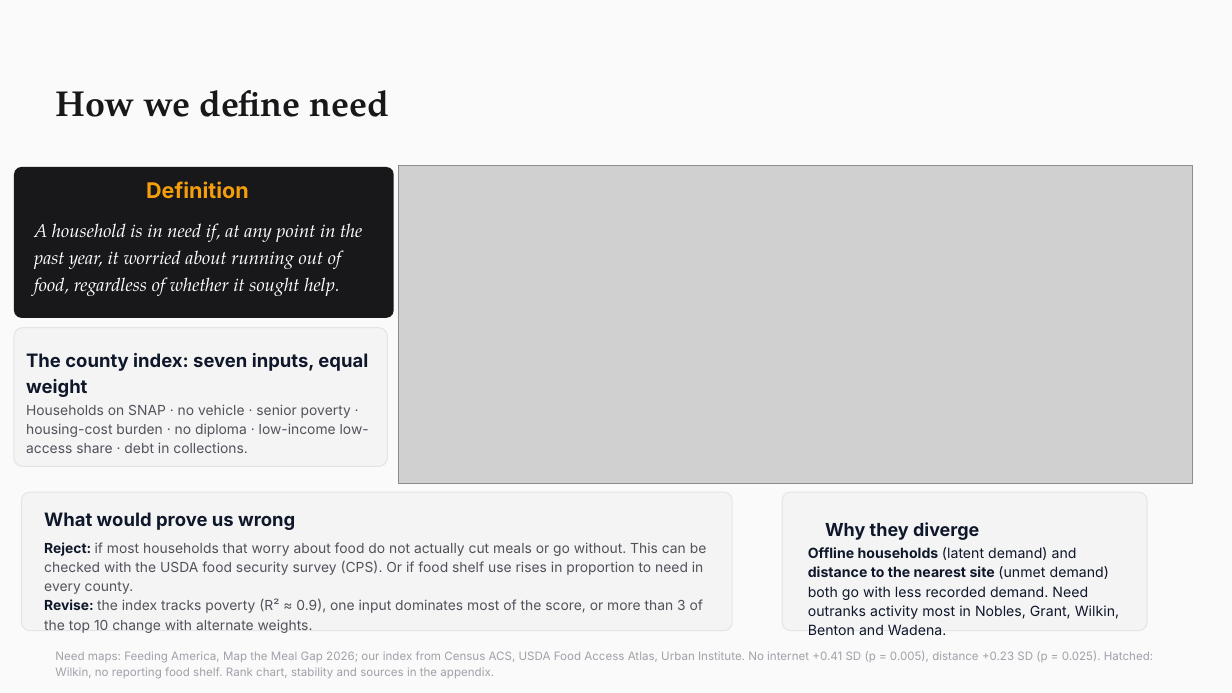
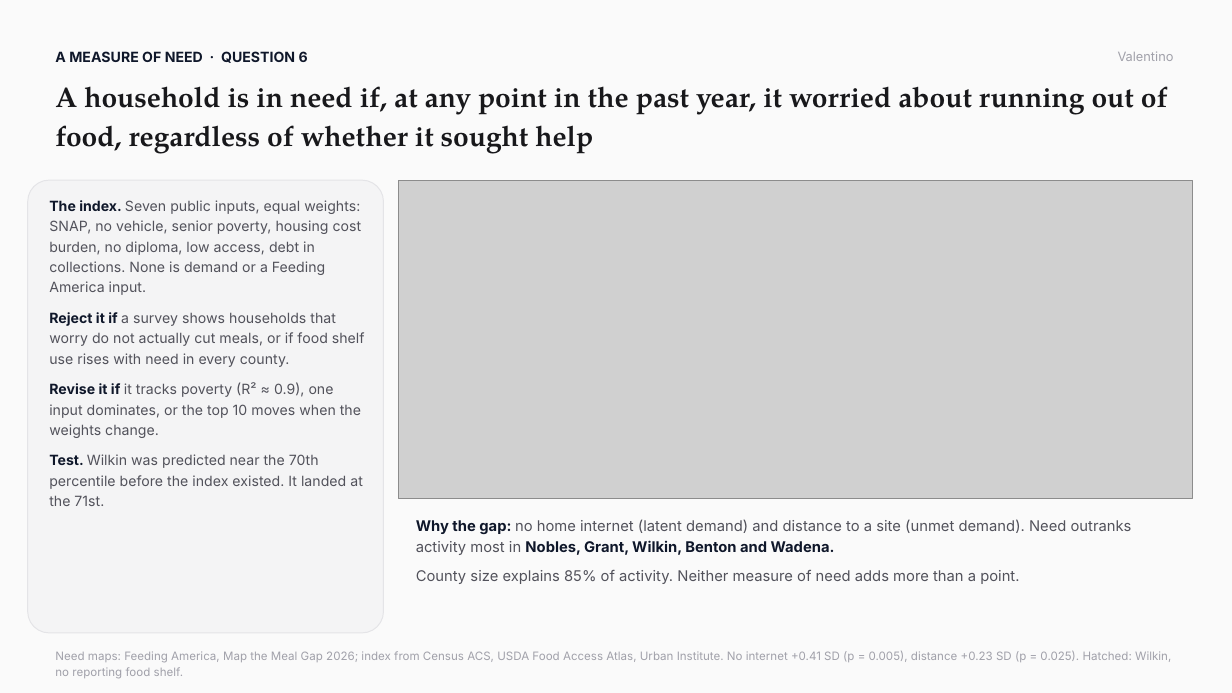
Before and after one commit to dhyan95/MinneMUDAC, a slide deck: slide 4 of docs/MinneMUDAC 2026_ Data Detectors.pptx. Drawn at 1232x693 pixels with LibreOffice and Linux fonts; fonts in the diff are those of the drawing; grey boxes stand for pictures. Boxes give left, top, right and bottom in pixels: in the first picture for what was removed or moved away, otherwise in the second. Text is boxed around its words. In the diff, an @@ line names an element or a change of style, - is before the commit and + after.

```diff
--- a/docs/MinneMUDAC 2026_ Data Detectors.pptx
+++ b/docs/MinneMUDAC 2026_ Data Detectors.pptx
@@ text added at <box>55,51,308,63</box>, 11 pt, text #0F172A, bold @@
+A MEASURE OF NEED · QUESTION 6
@@ text added at <box>1118,51,1174,61</box>, 10 pt, text #A1A1AA @@
+Valentino
@@ text at <box>55,86,1168,154</box>: text changed; size 14.4 to 22 pt; text colour #FFFFFF to #18181B; bold on; italic off @@
-A household is in need if, at any point in the past year, it worried about running out of food, regardless of whether it sought help.
+A household is in need if, at any point in the past year, it worried about running out of food, regardless of whether it sought help
@@ text removed at <box>55,90,390,117</box> @@
-How we define need
@@ rounded rectangle removed at <box>14,167,394,318</box> @@
@@ rounded rectangle: place and size @@
-rounded rectangle at <box>14,328,387,467</box>
+rounded rectangle at <box>28,180,384,633</box>
@@ text added at <box>49,200,365,506</box>, 11 pt, text #52525B @@
+The index. Seven public inputs, equal weights: SNAP, no vehicle, senior poverty, housing cost burden, no diploma, low access, debt in collections. None is demand or a Feeding America input.
+Reject it if a survey shows households that worry do not actually cut meals, or if food shelf use rises with need in every county.
+Revise it if it tracks poverty (R² ≈ 0.9), one input dominates, or the top 10 moves when the weights change.
+Test. Wilkin was predicted near the 70th percentile before the index existed. It landed at the 71st.
@@ text removed at <box>146,181,249,199</box> @@
-Definition
@@ picture: place and size @@
-picture at <box>398,165,1193,483</box>
+picture at <box>398,180,1193,498</box>
@@ text removed at <box>26,353,368,397</box> @@
-The county index: seven inputs, equal weight
@@ text removed at <box>26,404,369,453</box> @@
-Households on SNAP · no vehicle · senior poverty · housing-cost burden · no diploma · low-income low-access share · debt in collections.
@@ rounded rectangle removed at <box>21,493,732,631</box> @@
@@ rounded rectangle removed at <box>782,493,1147,631</box> @@
@@ text removed at <box>44,512,295,530</box> @@
-What would prove us wrong
@@ text at <box>416,519,1132,584</box>: text changed; size 11 to 11.5 pt; text colour #0F172A to #52525B @@
-Offline households (latent demand) and distance to the nearest site (unmet demand) both go with less recorded demand. Need outranks activity most in Nobles, Grant, Wilkin, Benton and Wadena.
+Why the gap: no home internet (latent demand) and distance to a site (unmet demand). Need outranks activity most in Nobles, Grant, Wilkin, Benton and Wadena.
+County size explains 85% of activity. Neither measure of need adds more than a point.
@@ text removed at <box>825,522,979,540</box> @@
-Why they diverge
@@ text removed at <box>44,542,707,633</box> @@
-Reject: if most households that worry about food do not actually cut meals or go without. This can be checked with the USDA food security survey (CPS). Or if food shelf use rises in proportion to need in every county.
-Revise: the index tracks poverty (R² ≈ 0.9), one input dominates most of the score, or more than 3 of the top 10 change with alternate weights.
@@ text at <box>55,651,1171,679</box>: text changed @@
-Need maps: Feeding America, Map the Meal Gap 2026; our index from Census ACS, USDA Food Access Atlas, Urban Institute. No internet +0.41 SD (p = 0.005), distance +0.23 SD (p = 0.025). Hatched: Wilkin, no reporting food shelf. Rank chart, stability and sources in the appendix.
+Need maps: Feeding America, Map the Meal Gap 2026; index from Census ACS, USDA Food Access Atlas, Urban Institute. No internet +0.41 SD (p = 0.005), distance +0.23 SD (p = 0.025). Hatched: Wilkin, no reporting food shelf.
```
Also in this commit, not shown: 13 other slides changed, 2 slides removed, 6 other files.
